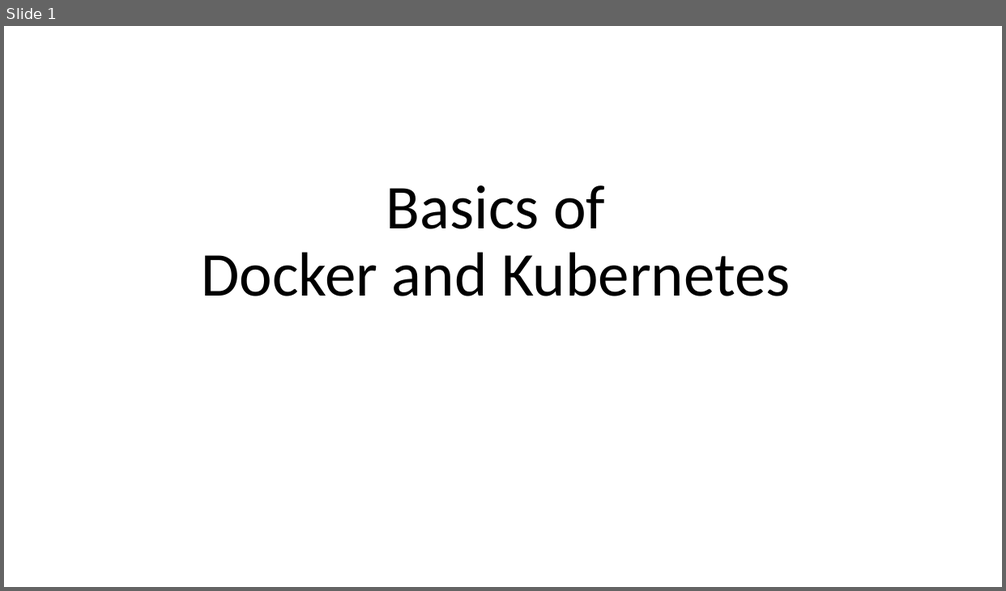
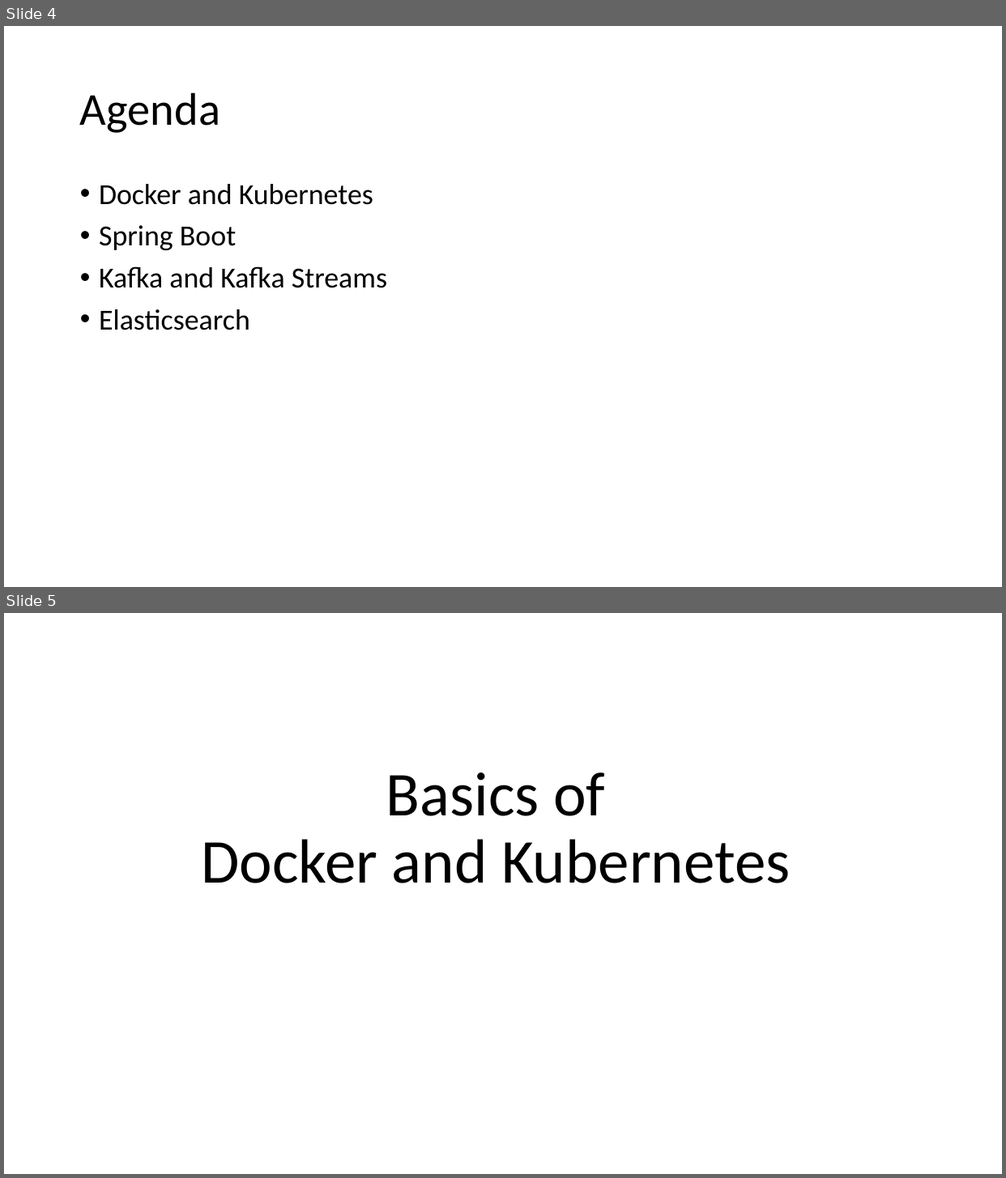
Before and after one commit to p360-workshop/DevDays-2020, a slide deck: DockerAndKubernetes/DockerAndKubernetes.pptx. Shown one above the other, each under a label of ours: slide 1 before the commit, slides 4 and 5 after it. The pictures are 1006x591 and 1006x1178 pixels, drawn with LibreOffice and Linux fonts; fonts in the diff are those of the drawing. Boxes give left, top, right and bottom in pixels: in the first picture for what was removed or moved away, otherwise in the second. Text is boxed around its words. In the diff, an @@ line names an element or a change of style, - is before the commit and + after.

Commit message:
kafka

```diff
--- a/DockerAndKubernetes/DockerAndKubernetes.pptx
+++ b/DockerAndKubernetes/DockerAndKubernetes.pptx
@@ slide 4 added at (4,26,1002,587), background #FFFFFF @@
@@ title added at (80,92,220,133), 44 pt, text #000000 @@
+Agenda
@@ text added at (99,184,387,331), 28 pt, text #000000 @@
+• Docker and Kubernetes
+• Spring Boot
+• Kafka and Kafka Streams
+• Elasticsearch
@@ what was slide 1 is now slide 5 @@
```
Also in this commit, not shown: 3 other slides added.
